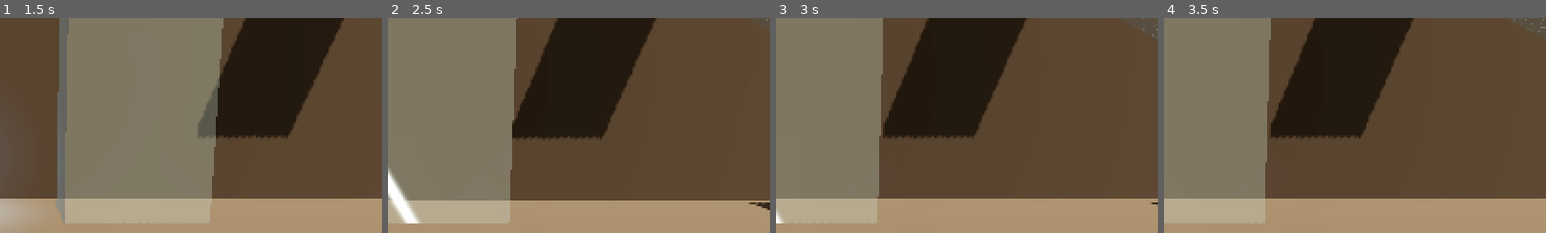
Above: before the commit, frames 1-4 (left to right).
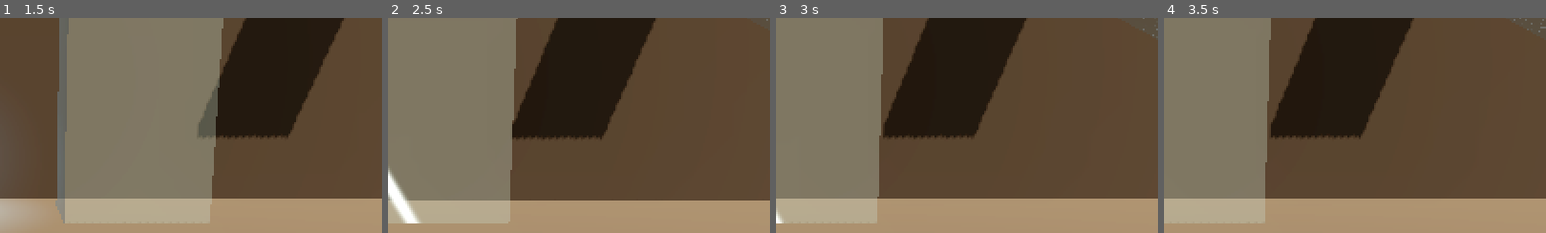
Above: after the commit, the same moments.

Repository: lSiool/mirror_souls
Game: Godot game, scene res://main.tscn
The game is run twice, just before and just after one commit, with the same random seed, the same clock (stepped at 60 frames per second) and the same inputs.
Inputs:
- Up to frame 1 (1.5 s): hold D (move_right) 0.53-1.28 s; tap J (attack) at 0.6 s; tap Space (jump) at 0.77 s; hold F1 (debug_age_down) from 1.28 s (still down); tap E (interact) at 1.35 s
- Up to frame 2 (2.5 s): tap Space (jump) at 1.52 s; release F1 (debug_age_down) at 2.03 s; hold D (move_right) from 2.03 s (still down); tap Shift (roll) at 2.1 s
- Up to frame 3 (3 s): release D (move_right) at 2.78 s; hold F2 (debug_age_up) from 2.78 s (still down); tap J (attack) at 2.85 s
- Up to frame 4 (3.5 s): keep holding F2 (debug_age_up); tap Space (jump) at 3.02 s
The pictures show only the part of the screen within x 50-100%, y 15-65%; the shares and areas given below are measured in that part.

Frame 1 is identical in both runs. In frame 2, 0.1% of the frame differs, in the area x 94-100%, y 85-90%; in frame 3, less than 0.1%; in frame 4, nothing differs.

Commit message:
feat: body collisions between player and enemies
Co-Authored-By: Claude Opus 5.5 <noreply@anthropic.com>
Claude-Session: https://claude.ai/code/session_01Fv2qucwL9WcP8G16QQ3Bmc

Diff:
--- a/actors/enemies/dummy.gd
+++ b/actors/enemies/dummy.gd
@@ -7,6 +7,7 @@
 
 const BASE_COLOR := Color(0.42, 0.4, 0.44)
 const WINDUP_COLOR := Color(1.0, 0.35, 0.1)
+const HEAD_SLIDE_SPEED := 5.0
 
 @export var facing := -1.0
 ## Спит до раскрытия (засада за стеклом) — тогда сразу атакует.
@@ -31,6 +32,7 @@
 var _player: Player
 var _material: StandardMaterial3D
 var _flash := 0.0
+var _head_slide := 0.0
 
 @onready var health: Health = $Health
 @onready var hurtbox: Hurtbox = $Hurtbox
@@ -96,10 +98,13 @@
 				_set_state(State.CHASE)
 		State.DEAD:
 			velocity.x = move_toward(velocity.x, 0.0, 25.0 * delta)
+	if _head_slide != 0.0:
+		velocity.x = _head_slide * HEAD_SLIDE_SPEED
 	velocity.z = 0.0
 	move_and_slide()
 	# Засада из ниши за стеклом выпрыгивает в плоскость боя.
 	global_position.z = move_toward(global_position.z, 0.0, 12.0 * delta)
+	_check_player_head()
 	visual.rotation.y = 0.0 if facing > 0.0 else PI
 	_update_material(delta)
 
@@ -108,7 +113,7 @@
 	velocity.x = facing * patrol_speed
 	var offset := global_position.x - _origin.x
 	var at_edge := offset * facing > patrol_distance
-	if at_edge or is_on_wall():
+	if at_edge or _blocked_by_world():
 		facing = -facing
 	if _sees_player(detect_range):
 		_set_state(State.CHASE)
@@ -125,6 +130,29 @@
 		_set_state(State.WINDUP)
 	else:
 		velocity.x = facing * chase_speed
+
+
+## Стена мира, а не герой: о героя патруль не разворачивается, просто упирается.
+func _blocked_by_world() -> bool:
+	for i in get_slide_collision_count():
+		var c := get_slide_collision(i)
+		if absf(c.get_normal().y) < 0.3 and not c.get_collider() is Player:
+			return true
+	return false
+
+
+## Враг не стоит на голове героя — соскальзывает в сторону.
+func _check_player_head() -> void:
+	_head_slide = 0.0
+	if not is_on_floor():
+		return
+	var hit := KinematicCollision3D.new()
+	if not test_move(global_transform, Vector3(0.0, -0.1, 0.0), hit):
+		return
+	var player := hit.get_collider() as Player
+	if player and hit.get_normal().y > 0.5:
+		var offset := global_position.x - player.global_position.x
+		_head_slide = signf(offset) if absf(offset) > 0.25 else facing
 
 
 func _sees_player(range_x: float) -> bool:
--- a/actors/enemies/dummy.tscn
+++ b/actors/enemies/dummy.tscn
@@ -29,7 +29,7 @@
 
 [node name="Dummy" type="CharacterBody3D"]
 collision_layer = 4
-collision_mask = 1
+collision_mask = 3
 script = ExtResource("1_dummy")
 
 [node name="Collision" type="CollisionShape3D" parent="."]
--- a/actors/player/player.gd
+++ b/actors/player/player.gd
@@ -14,6 +14,8 @@
 const PLUNGE_LAND_TIME := 0.15
 const HURT_TIME := 0.3
 const SLIDE_LEAN := 0.35
+## С какой скоростью герой соскальзывает с головы врага: на врагах не стоят.
+const HEAD_SLIDE_SPEED := 5.0
 
 @export var stats: PlayerStats
 ## Оружие и его набор атак (§6.2).
@@ -41,6 +43,8 @@
 var _plunge_landed_at := -1.0
 var _floor_glass_normal := Vector3.ZERO
 var _floor_glass: GlassSurface
+## Стоим на голове врага: направление, куда соскальзываем (0 — не стоим).
+var _head_slide := 0.0
 ## Скорость вдоль ската. Храним сами: move_and_slide() на склоне срезает вертикаль у velocity.
 var _slide_speed := 0.0
 var _slide_dir := Vector3.RIGHT
@@ -91,10 +95,14 @@
 		State.CLIMB: _climb_state(delta)
 		State.HURT: _hurt_state(delta)
 		State.DEAD: _dead_state(delta)
+	if _head_slide != 0.0:
+		velocity.x = _head_slide * HEAD_SLIDE_SPEED
 	velocity.z = 0.0
 	move_and_slide()
 	global_position.z = 0.0
+	_limit_blocked_slide()
 	_after_move()
+	_check_enemy_head()
 	_update_visual(delta)
 	_update_prompt()
 	if global_position.y < KILL_Y and state != State.DEAD:
@@ -380,6 +388,32 @@
 		# Сошли со стекла: скорость остаётся — импульс уходит в бег или полёт.
 		velocity = _slide_dir * _slide_speed
 		_set_state(State.MOVE)
+
+
+## Упёрлись во врага на скате — скорость не копится, пока стоим.
+func _limit_blocked_slide() -> void:
+	var on_slope := _floor_glass_normal != Vector3.ZERO
+	if not (state == State.SLIDE or (state == State.ATTACK and on_slope)):
+		return
+	var real := get_real_velocity().dot(_slide_dir)
+	if real < _slide_speed * 0.5:
+		_slide_speed = maxf(real, 0.0)
+
+
+## Тела сталкиваются, но на врагах не стоят: с головы врага соскальзываем в сторону.
+func _check_enemy_head() -> void:
+	_head_slide = 0.0
+	if not is_on_floor():
+		return
+	# Пробный сдвиг вниз: прилипание к опоре не всегда оставляет slide-коллизии.
+	var hit := KinematicCollision3D.new()
+	if not test_move(global_transform, Vector3(0.0, -0.1, 0.0), hit):
+		return
+	var enemy := hit.get_collider() as Dummy
+	if enemy and hit.get_normal().y > 0.5:
+		# Почти по центру — соскальзываем туда, куда смотрим (через врага, а не назад).
+		var offset := global_position.x - enemy.global_position.x
+		_head_slide = signf(offset) if absf(offset) > 0.25 else facing
 
 
 func _slope_down(normal: Vector3) -> Vector3:
--- a/actors/player/player.tscn
+++ b/actors/player/player.tscn
@@ -48,7 +48,7 @@
 
 [node name="Player" type="CharacterBody3D"]
 collision_layer = 2
-collision_mask = 1
+collision_mask = 5
 axis_lock_linear_z = true
 floor_snap_length = 0.45
 script = ExtResource("1_player")
